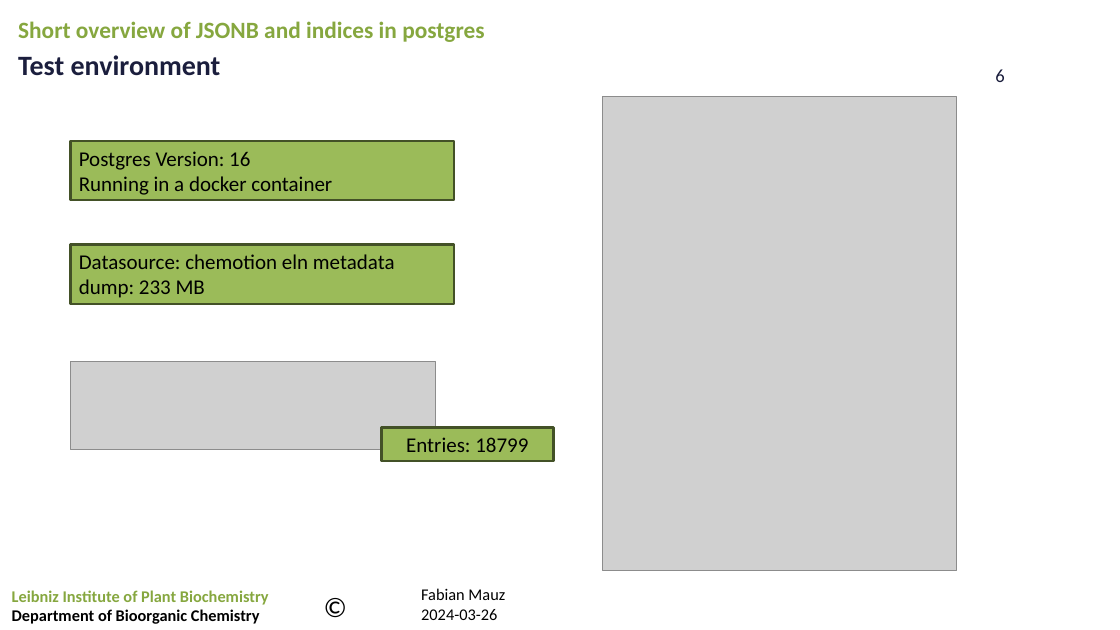
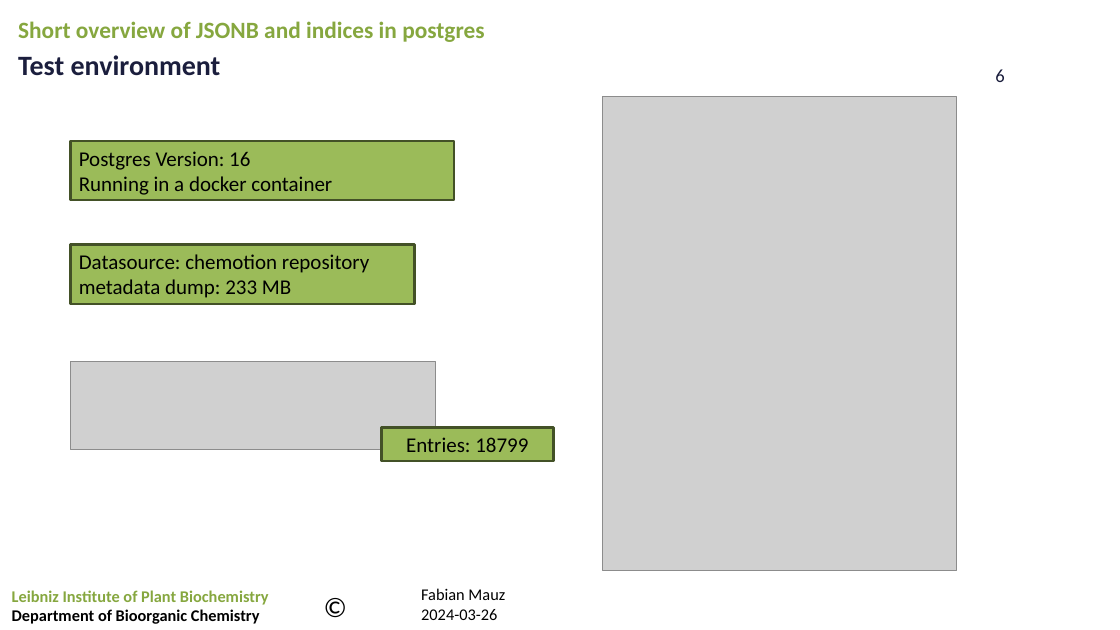
Before and after one commit to FabianMauz/ipb-talk-postgres-jsonb-index, a slide deck: slide 6 of 20240530_postgres-indices.pptx. Drawn at 1120x630 pixels with LibreOffice and Linux fonts; fonts in the diff are those of the drawing; grey boxes stand for pictures; background and template pictures are left out. Boxes give left, top, right and bottom in pixels: in the first picture for what was removed or moved away, otherwise in the second. Text is boxed around its words. In the diff, an @@ line names an element or a change of style, - is before the commit and + after.

```diff
--- a/20240530_postgres-indices.pptx
+++ b/20240530_postgres-indices.pptx
@@ rectangle "Datasource: chemotion repository metadata dump: ...": place and size @@
-rectangle "Datasource: chemotion repository metadata dump: ..." at (71,245,455,304)
+rectangle "Datasource: chemotion repository metadata dump: ..." at (71,245,414,304)
@@ text in rectangle at (79,254,369,298): text changed @@
-Datasource: chemotion eln metadata dump: 233 MB
+Datasource: chemotion repository metadata dump: 233 MB
```
Also in this commit, not shown: 2 other slides changed, 1 other file.
